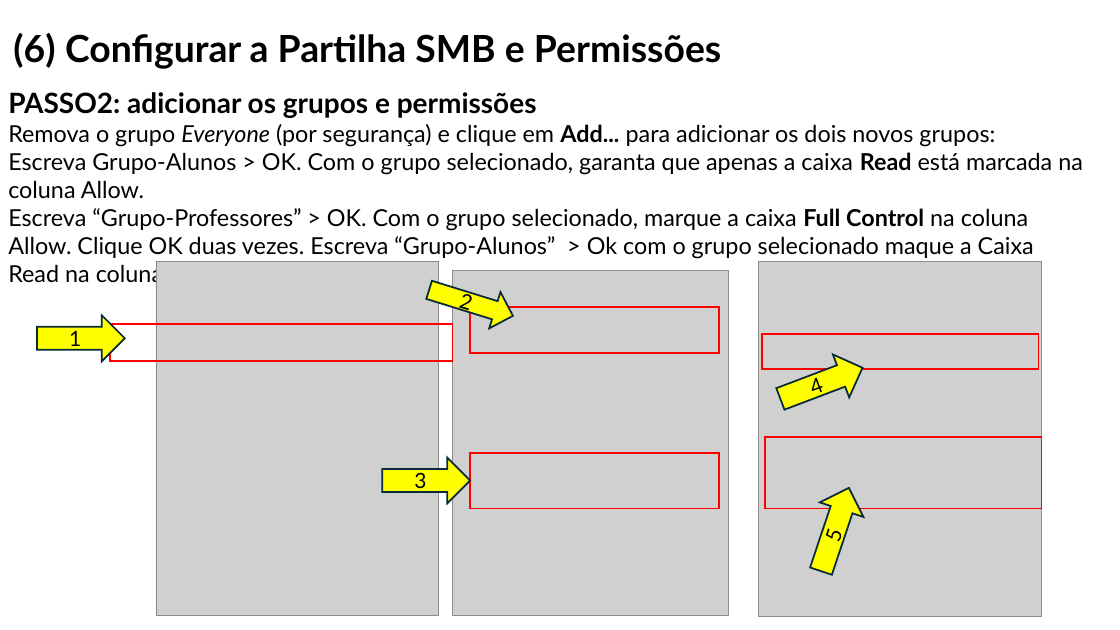
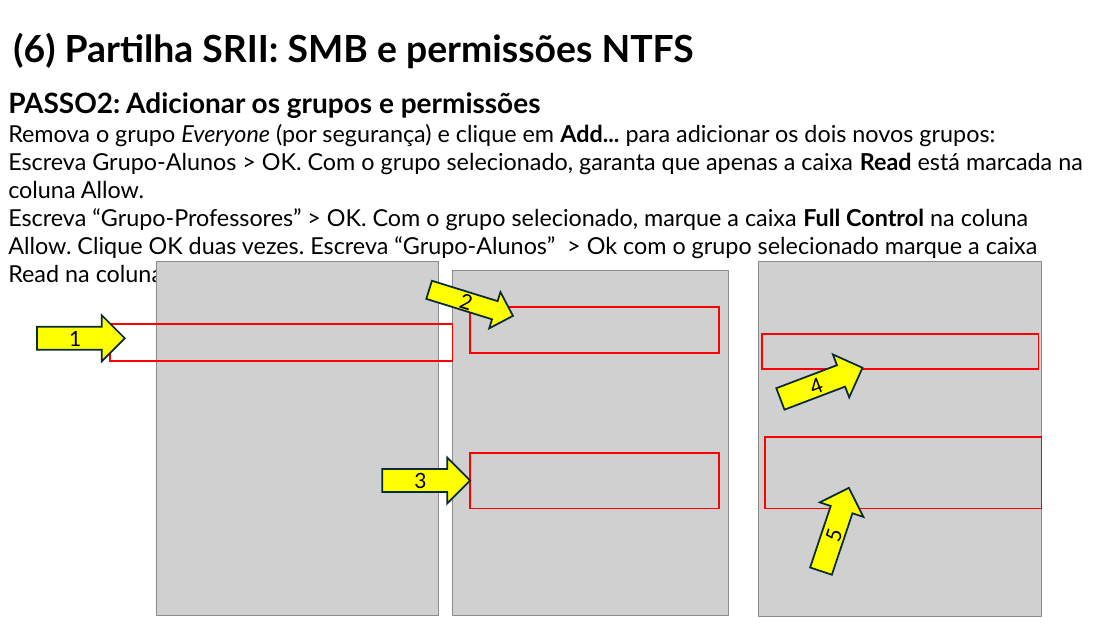
Before and after one commit to orlandonss/TrabalhoSR2, a slide deck: slide 22 of Apresentacoes_Workshop/WORKSHOP WINDOWS AD DS & LINUX SERVICES.pptx. Drawn at 1120x630 pixels with LibreOffice and Linux fonts; fonts in the diff are those of the drawing; grey boxes stand for pictures. Boxes give left, top, right and bottom in pixels: in the first picture for what was removed or moved away, otherwise in the second. Text is boxed around its words. In the diff, an @@ line names an element or a change of style, - is before the commit and + after.

```diff
--- a/Apresentacoes_Workshop/WORKSHOP WINDOWS AD DS & LINUX SERVICES.pptx
+++ b/Apresentacoes_Workshop/WORKSHOP WINDOWS AD DS & LINUX SERVICES.pptx
@@ title at <box>13,33,694,69</box>: text changed @@
-(6) Configurar a Partilha SMB e Permissões
+(6) Partilha SRII: SMB e permissões NTFS
@@ text at <box>8,92,995,147</box>: text changed @@
-PASSO2: adicionar os grupos e permissões
-Remova o grupo Everyone (por segurança) e clique em Add... para adicionar os dois novos grupos:
+PASSO2: Adicionar os grupos e permissões
+Remova o grupo Everyone (por segurança) e clique em Add... para adicionar os dois novos grupos:
@@ text at <box>8,208,1038,287</box>: text changed @@
-Escreva “Grupo-Professores” > OK. Com o grupo selecionado, marque a caixa Full Control na coluna Allow. Clique OK duas vezes. Escreva “Grupo-Alunos” > Ok com o grupo selecionado maque a Caixa Read na coluna allow.
+Escreva “Grupo-Professores” > OK. Com o grupo selecionado, marque a caixa Full Control na coluna Allow. Clique OK duas vezes. Escreva “Grupo-Alunos” > Ok com o grupo selecionado marque a caixa Read na coluna Allow.
```
Also in this commit, not shown: 34 other slides changed, 6 slides added, 9 slides removed, 2 other files.
